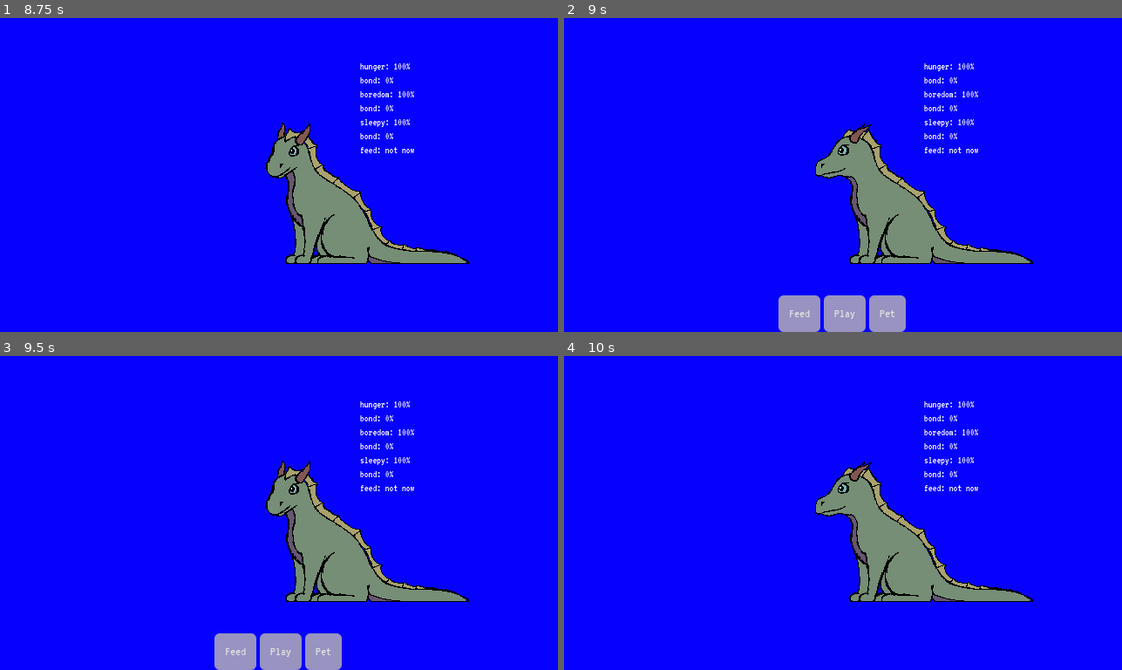
Above: before the commit, frames 1-4 (two rows, left to right).
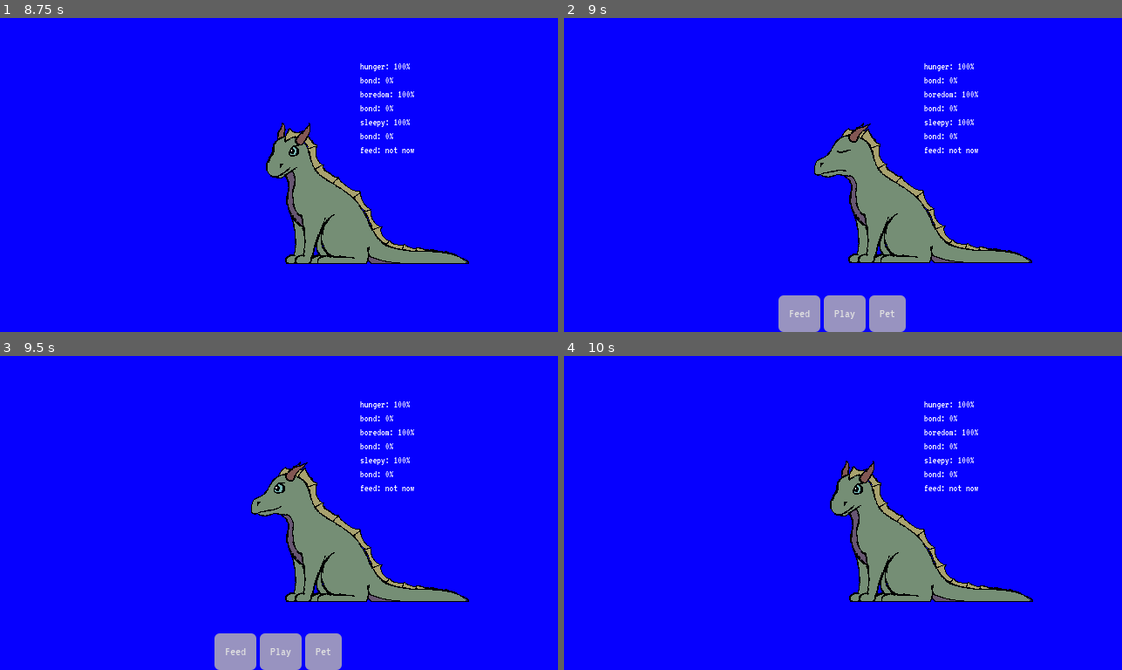
Above: after the commit, the same moments.

Repository: JeremyMarkWilcox/Pet-Game
Game: Godot game, scene res://core/ui/boot.tscn
Same seed, same stepped clock (60 frames per second), same inputs: the game is played once before the commit and once after it. Sound files missing from this copy of the repository are replaced by a short silence.
Inputs (mouse positions are in pixels of both pictures, inside the frame that each line leads up to):
- Up to frame 1 (8.75 s): click "Play" at 0.5 s; click "Play" at 1.25 s; tap Enter at 2 s; move the mouse to (345, 209) at 2.02 s; hold Right (ui_right) 2.03-2.75 s; click (345, 209) at 2.17 s; click "Play" at 2.75 s; move the mouse to (167, 190) at 3.52 s; hold Down (ui_down) 3.53-4.28 s; click (167, 190) at 3.67 s; tap Space at 4.25 s; move the mouse to (334, 105) at 4.27 s; hold Right (ui_right) 4.28-5.03 s; click (334, 105) at 4.42 s; move the mouse to (251, 237) at 5.02 s; hold Up (ui_up) 5.03-5.75 s; click (251, 237) at 5.17 s; click "Play" at 5.75 s; move the mouse to (446, 222) at 6.52 s; hold Left (ui_left) 6.53-7.25 s; click (446, 222) at 6.67 s; click "Feed" at 7.25 s; move the mouse to (111, 127) at 8.02 s; hold Left (ui_left) from 8.03 s (still down); click (111, 127) at 8.17 s
- Up to frame 2 (9 s): tap Enter at 8.75 s; move the mouse to (870, 175) at 8.77 s; release Left (ui_left) at 8.78 s; hold Down (ui_down) from 8.78 s (still down); click (870, 175) at 8.92 s
- Up to frame 3 (9.5 s): keep holding Down (ui_down)
- Up to frame 4 (10 s): move the mouse to (759, 434) at 9.52 s; release Down (ui_down) at 9.53 s; hold Right (ui_right) from 9.53 s (still down); click (759, 434) at 9.67 s

Frame 1 is identical in both runs. In frame 2, 1.1% of the frame differs, in the area x 44-85%, y 33-79%; in frame 3, 0.7%; in frame 4, 0.7%.

Commit message:
Added growl mechanic

Diff:
--- a/game/pet/pet.gd
+++ b/game/pet/pet.gd
@@ -16,6 +16,13 @@
 	&"pet": &"pet",
 }
 
+@export_group("Annoyance")
+## Pokes and refused actions within the window before the pet growls.
+@export var growl_threshold := 5
+@export_range(1.0, 10.0, 0.5, "suffix:s") var annoyance_window := 4.0
+@export var growl_sound: AudioStream ## Optional
+
+var _annoyances: Array[float] = []
 
 func _ready() -> void:
 	sprite.animation_finished.connect(_on_animation_finished)
@@ -30,6 +37,17 @@
 	if click and click.pressed and click.button_index == MOUSE_BUTTON_LEFT:
 		clicked.emit()
 		accept_event()
+		if _add_annoyance():
+			_growl()
+
+
+func _on_action_handled(action_id: StringName, accepted: bool) -> void:
+	if accepted:
+		sprite.play(action_animations.get(action_id, &"idle"))
+	elif _add_annoyance():
+		_growl()
+	else:
+		sprite.play(&"decline")
 
 
 func _on_need_changed(_id: StringName, _value: float) -> void:
@@ -55,12 +73,24 @@
 	return urgent
 
 
-func _on_action_handled(action_id: StringName, accepted: bool) -> void:
-	if accepted:
-		sprite.play(action_animations.get(action_id, &"idle"))
-	else:
-		sprite.play(&"decline")
+func _on_animation_finished() -> void:
+	sprite.play(&"idle") # only one-shot animations (loop off) end
 
 
-func _on_animation_finished() -> void:
-	sprite.play(&"idle") # only one-shot animations (loop off) end
+## Records a poke or a refused action. Returns true when it adds up to a growl.
+func _add_annoyance() -> bool:
+	var now := Time.get_ticks_msec() / 1000.0
+	_annoyances.append(now)
+	while now - _annoyances[0] > annoyance_window:
+		_annoyances.pop_front()
+	if _annoyances.size() < growl_threshold:
+		return false
+	_annoyances.clear()
+	return true
+
+
+func _growl() -> void:
+	var anim := &"growl" if sprite.sprite_frames.has_animation(&"growl") else &"decline"
+	sprite.play(anim)
+	Shake.node_2d(sprite, 3.0) # skipped automatically if Screen Shake is off in Settings
+	Audio.play_sfx(growl_sound, 0.1) # empty slot = silent
--- a/game/pet/pet/pet.tscn
+++ b/game/pet/pet/pet.tscn
@@ -1,6 +1,7 @@
 [gd_scene format=3 uid="uid://n7uv2aldgp81"]
 
 [ext_resource type="Script" uid="uid://c2t5l6qc2i6ht" path="res://game/pet/pet.gd" id="1_c730y"]
+[ext_resource type="AudioStream" uid="uid://cuqk3cqbiclpb" path="res://assets/sounds/sfx/growl.ogg" id="2_1o875"]
 [ext_resource type="Texture2D" uid="uid://dv7006qwls8h" path="res://assets/art/pet/animations/Pet_decline.png" id="2_7lad4"]
 [ext_resource type="Texture2D" uid="uid://puj2olrxsxjj" path="res://assets/art/pet/animations/Pet_eat.png" id="3_1o875"]
 [ext_resource type="Texture2D" uid="uid://b5gd0pw03iehy" path="res://assets/art/pet/animations/Pet_idle.png" id="4_prn3g"]
@@ -192,6 +193,7 @@
 need_bubble = NodePath("NeedBubble")
 need_icon = NodePath("NeedBubble/HBoxContainer/NeedIcon")
 need_label = NodePath("NeedBubble/HBoxContainer/NeedLabel")
+growl_sound = ExtResource("2_1o875")
 
 [node name="Sprite" type="AnimatedSprite2D" parent="." unique_id=1800547036]
 sprite_frames = SubResource("SpriteFrames_g4gaj")
Not shown, added: assets/sounds/sfx/growl.ogg.import
Not shown, added: assets/sounds/sfx/growl.ogg
